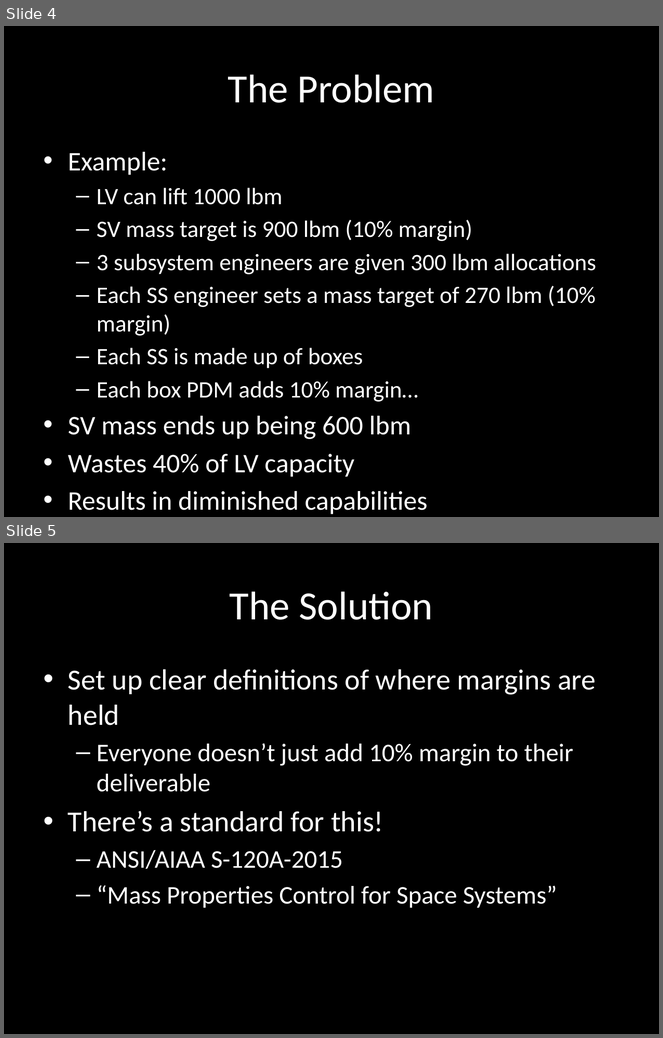
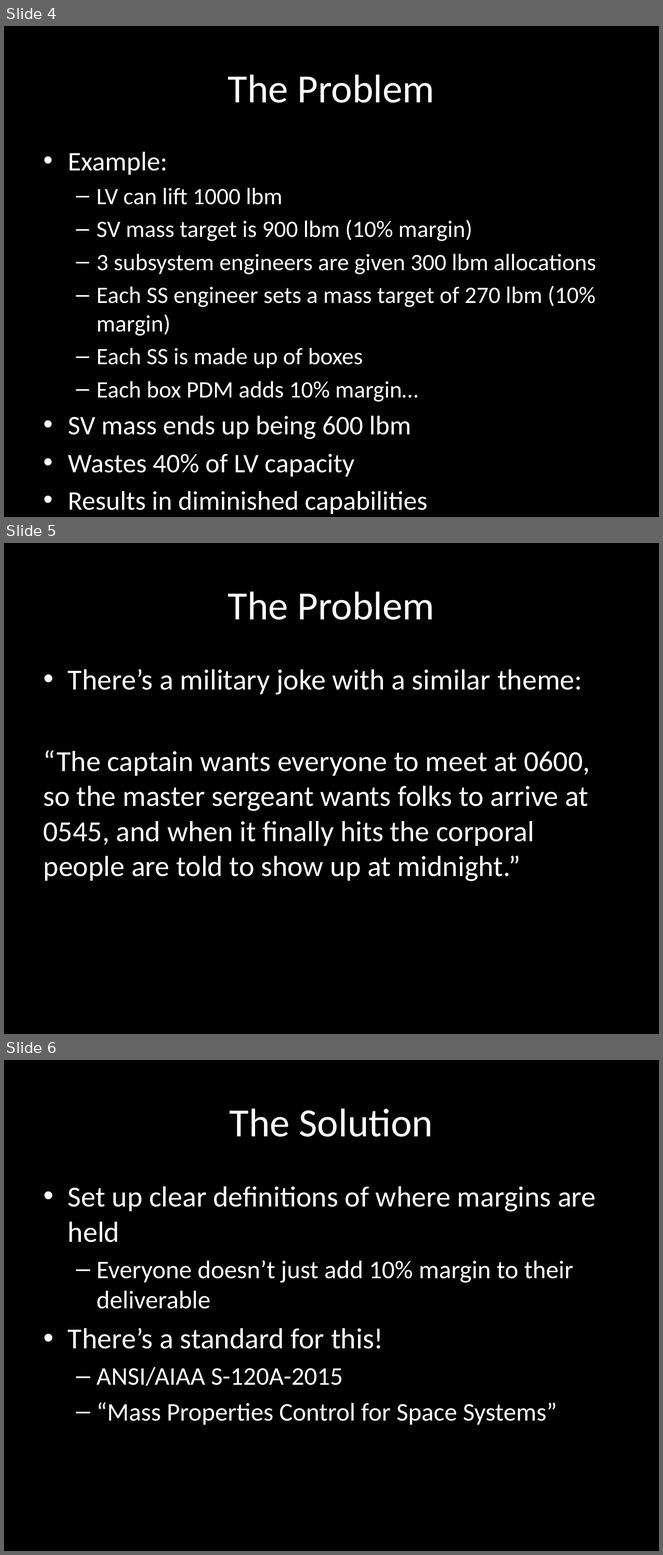
Before and after one commit to carlosgj/FRC-Training, a slide deck: Margins.pptx. Shown one above the other, each under a label of ours: slides 4 and 5 before the commit, slides 4, 5 and 6 after it. The pictures are 663x1038 and 663x1555 pixels, drawn with LibreOffice and Linux fonts; fonts in the diff are those of the drawing; background and template pictures are left out. Boxes give left, top, right and bottom in pixels: in the first picture for what was removed or moved away, otherwise in the second. Text is boxed around its words. In the diff, an @@ line names an element or a change of style, - is before the commit and + after.

Commit message:
Minor additions to margins presentation

```diff
--- a/Margins.pptx
+++ b/Margins.pptx
@@ slide 5 added at bbox=[4, 543, 659, 1034], background #000000 @@
@@ title added at bbox=[228, 591, 435, 620], 44 pt, text #FFFFFF @@
+The Problem
@@ text added at bbox=[44, 669, 590, 882], 32 pt, text #FFFFFF @@
+• There’s a military joke with a similar theme:
+“The captain wants everyone to meet at 0600, so the master sergeant wants folks to arrive at 0545, and when it finally hits the corporal people are told to show up at midnight.”
@@ what was slide 5 is now slide 6 @@
```
